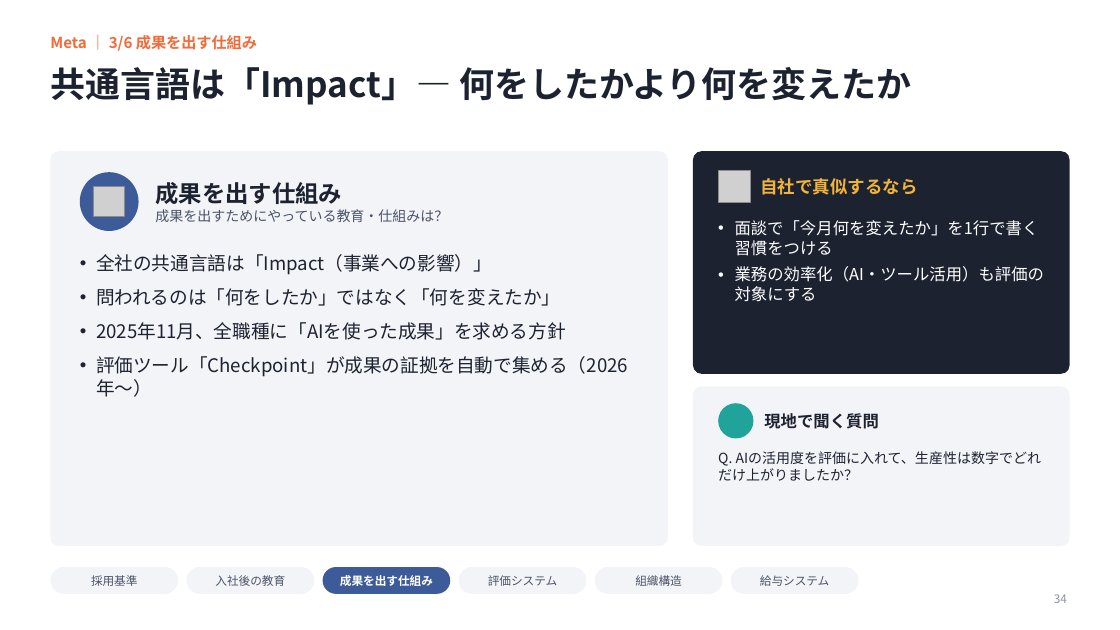
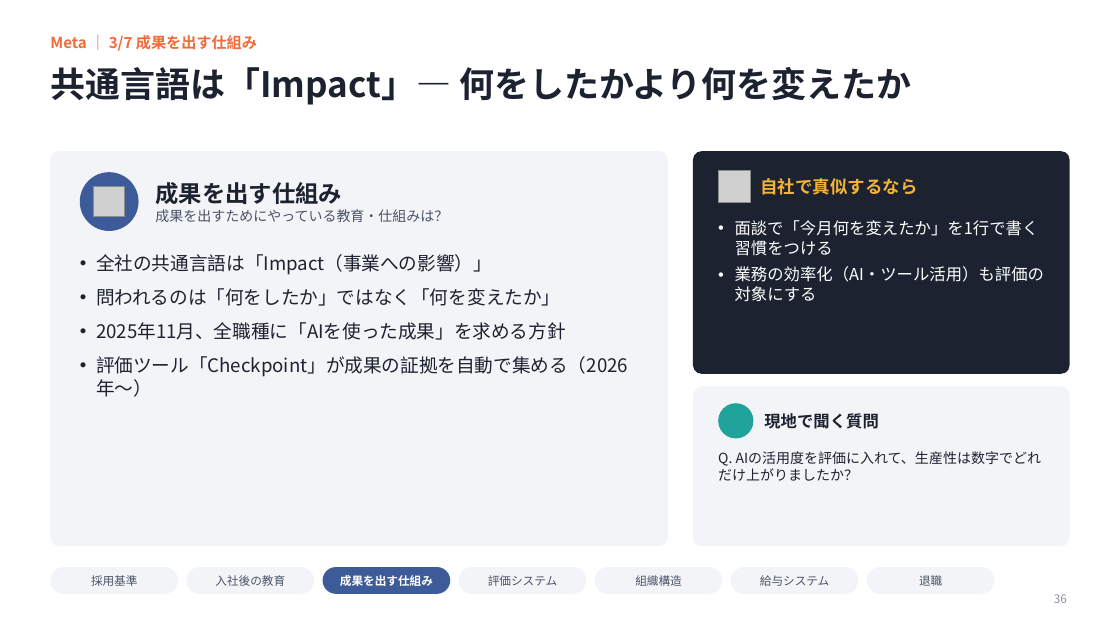
Before and after one commit to ktarpt-spec/-, a slide deck: slide 36 of シリコンバレー企業見学_まとめ_2026年10月.pptx (slide 34 before the commit). Drawn at 1120x630 pixels with LibreOffice and Linux fonts; fonts in the diff are those of the drawing; grey boxes stand for pictures; background and template pictures are left out. Boxes give left, top, right and bottom in pixels: in the first picture for what was removed or moved away, otherwise in the second. Text is boxed around its words. In the diff, an @@ line names an element or a change of style, - is before the commit and + after.

```diff
--- a/シリコンバレー企業見学_まとめ_2026年10月.pptx
+++ b/シリコンバレー企業見学_まとめ_2026年10月.pptx
@@ text at [50, 35, 257, 51]: text changed @@
-Meta ｜ 3/6 成果を出す仕組み
+Meta ｜ 3/7 成果を出す仕組み
@@ rounded rectangle added at [867, 567, 995, 594], fill #F3F4F7 @@
@@ text added at [919, 575, 942, 586], 10 pt, text #4A5368 @@
+退職
@@ page number at [1054, 594, 1067, 603]: text changed @@
-34
+36
```
Also in this commit, not shown: 17 other slides changed, 3 slides added.
